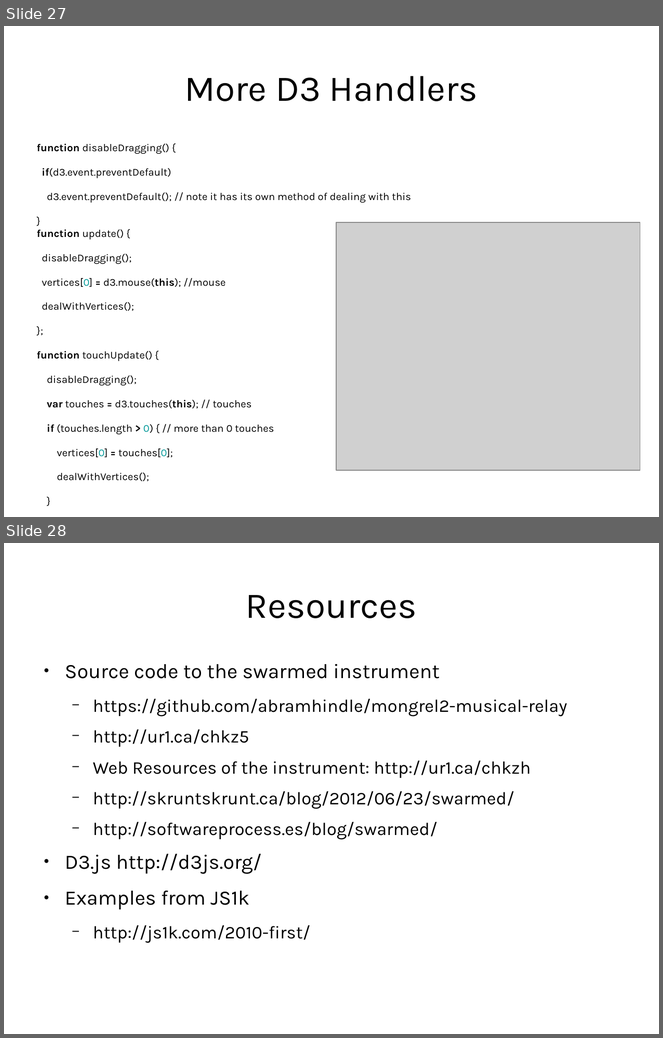
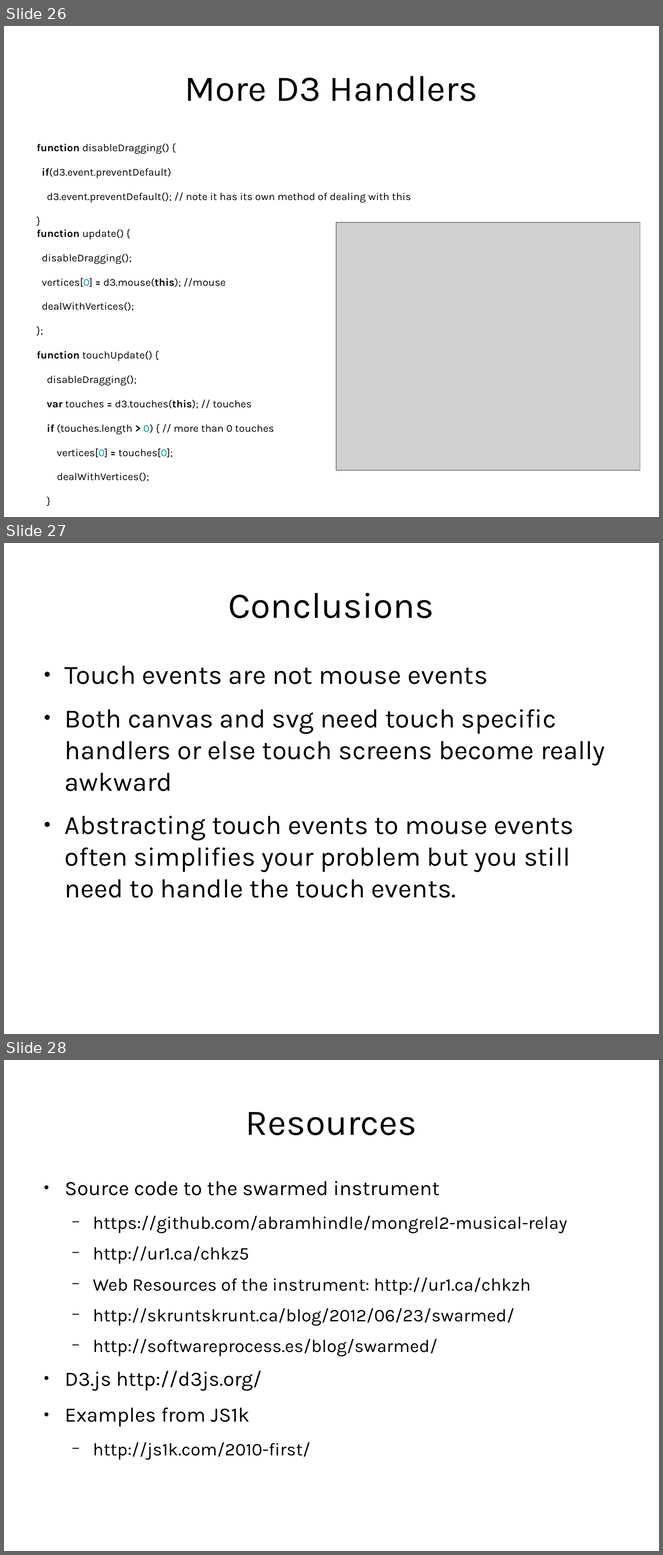
Before and after one commit to abramhindle/JS-Mobile-Touch-Canvas-Talk, a slide deck: canvas-talk.odp. Shown one above the other, each under a label of ours: slides 27 and 28 before the commit, slides 26, 27 and 28 after it. The pictures are 663x1038 and 663x1555 pixels, drawn with LibreOffice and Linux fonts; fonts in the diff are those of the drawing; grey boxes stand for pictures. Boxes give left, top, right and bottom in pixels: in the first picture for what was removed or moved away, otherwise in the second. Text is boxed around its words. In the diff, an @@ line names an element or a change of style, - is before the commit and + after.

```diff
--- a/canvas-talk.odp
+++ b/canvas-talk.odp
@@ slide 27 added at (4, 543, 659, 1034), background #FFFFFF @@
@@ title added at (229, 593, 434, 618), 44 pt, text #000000 @@
+Conclusions
@@ text added at (65, 666, 605, 898), 32 pt, text #000000 @@
+● Touch events are not mouse events
+● Both canvas and svg need touch specific handlers or else touch screens become really awkward
+● Abstracting touch events to mouse events often simplifies your problem but you still need to handle the touch events.
@@ what was slide 27 is now slide 26 @@
```
Also in this commit, not shown: 4 slides changed, 1 slide removed, 1 other file.
